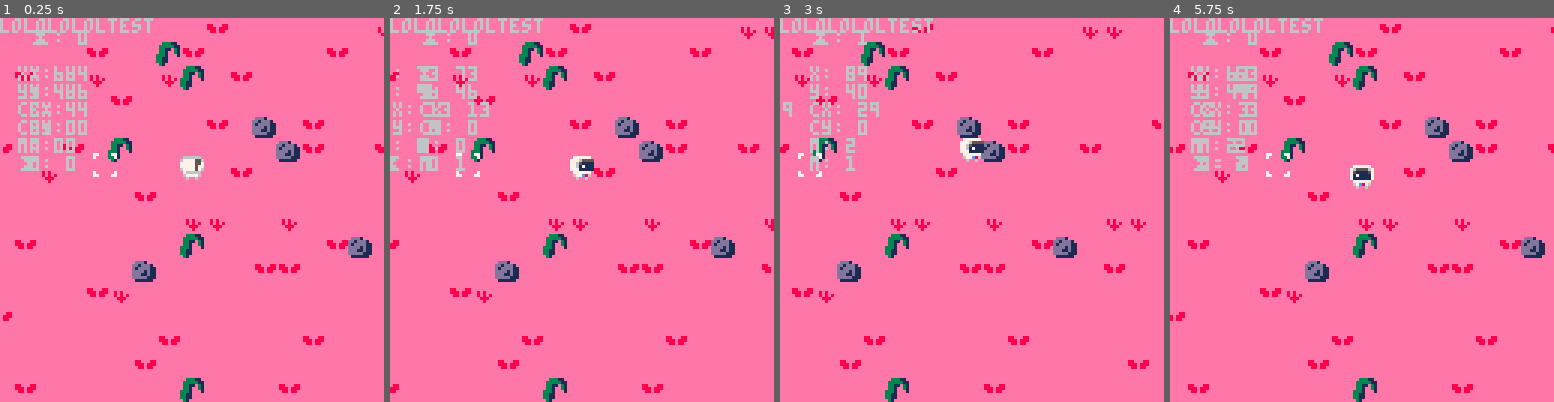
Above: before the commit, frames 1-4 (left to right).
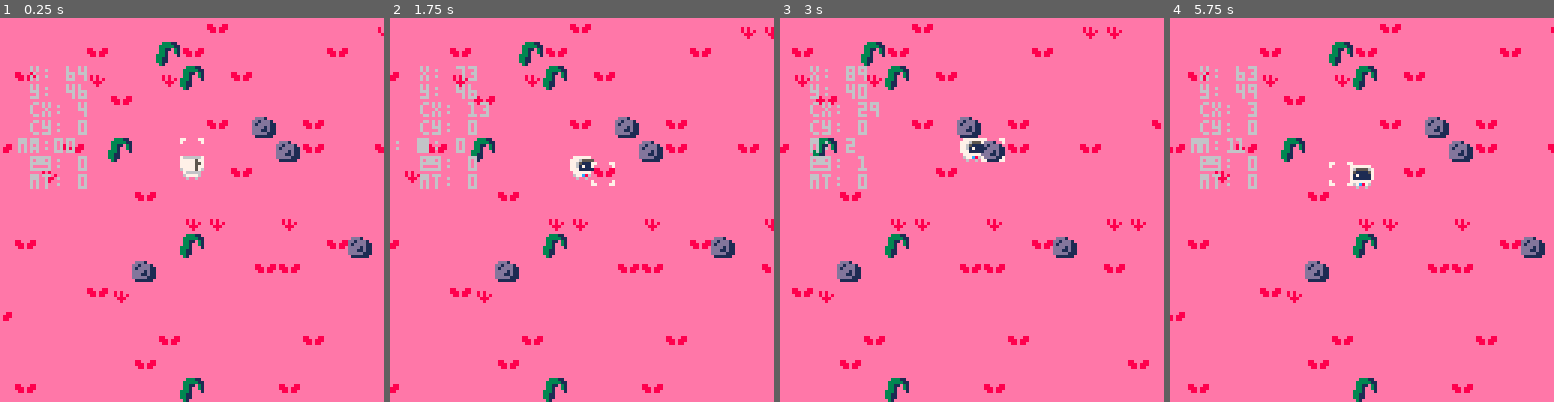
Above: after the commit, the same moments.

Repository: ARKANYOTA/ludumdare47
Game: PICO-8 cartridge arkanv1.p8
Same seed, same stepped clock (60 frames per second), same inputs: the game is played once before the commit and once after it.
Inputs:
- Up to frame 1 (0.25 s): no input
- Up to frame 2 (1.75 s): tap X (X key) at 0.33, 1.07 s; tap O (Z key) at 0.7, 1.7 s; hold Right from 1.6 s (still down)
- Up to frame 3 (3 s): tap X (X key) at 1.85, 2.97 s; release Right at 2.1 s; tap O (Z key) at 2.1, 2.5, 2.9 s; hold Up 2.15-2.42 s; hold Right from 2.47 s (still down)
- Up to frame 4 (5.75 s): release Right at 3.03 s; hold Left 3.08-3.58 s; tap O (Z key) every 0.4 s from 3.3 to 5.7 s; hold Down 3.63-3.97 s; hold Right 4.02-4.68 s; tap X (X key) at 4.08, 5.2 s; hold Up 4.73-5.03 s; hold Left 5.08-5.68 s; hold Down from 5.73 s (still down)

The runs differ from the first frame. In frame 1, 2.1% of the frame differs, in the area x 0-54%, y 0-45%; in frame 2, 1.9%; in frame 3, 1.4%; in frame 4, 2.2%, in the area x 0-48%, y 0-45%.

Commit message:
CESST REPARE

Diff:
--- a/arkanv1.p8
+++ b/arkanv1.p8
@@ -1,6 +1,9 @@
 pico-8 cartridge // http://www.pico-8.com
 version 29
 __lua__
+--by arkanyota,
+--theobosse and
+--yolwoocle
 bdebug = true
 
 --camera
@@ -120,6 +123,7 @@
 	end
 end
 -->8
+--debug
 function debug()
 		print("m: "..mine,10,40)
 		printui("x: "..x,10,16)
@@ -175,163 +179,6 @@
 safearea=1
 menu=true
 mine = 0
--->8
---update
-function _update60()
-	--movement
-	if menu and not bdebug then
-		if mid(1,btnp(),63)==btnp()then
-			menu=false
-		end
-	else
-	 if btn(⬅️) then
-	 	 if not (icol(x,y))			and
-	 			  not (icol(x,y+7))	then
-	 	 x-=1
-	 	 end
-	 	rot=3
-	 end
-	 if btn(➡️) then
-	   if not (icol(x+7,y))			and
-	 			  not (icol(x+7,y+7))	then
-	   x+=1
-	   end
-	 	rot=1
-	 end
-	 if btn(⬆️) then
-	   if not (icol(x+1,y-1))	and
-	 			  not (icol(x+6,y-1))	then
-	   y-=1
-	   end
-	  rot=0
-	 end
-	 if btn(⬇️) then
-	   if not (icol(x+1,y+8))	and
-	 			  not (icol(x+6,y+8))	then
-	   y+=1
-	   end
-	  rot=2
-	 end
-
-	 if btn(🅾️) then
-   if rot==0 and
-    icol(x+1,y-1)	and
-	 		icol(x+6,y-1)	then
-      mine=1
-   elseif rot==1 and
-     fget(mget(x/8+1, y/8))==0x1
-     then
-     mine=2
-   elseif rot==2 and
-     fget(mget(x/8, y/8+1))==0x1
-     then
-     mine=3
-   elseif rot==3 and
-     fget(mget(x/8-1, y/8))==0x1
-     then
-     mine=4
-   end
- end
-
-
-		if btn(🅾️) then
-   if rot==0 and
-    icol(x+1,y-1)	and
-	 		icol(x+6,y-1)	then
-      mine=1
-   elseif rot==1 and
-     fget(mget(x/8+1, y/8))==0x1
-     then
-     mine=2
-   elseif rot==2 and
-     fget(mget(x/8, y/8+1))==0x1
-     then
-     mine=3
-   elseif rot==3 and
-     fget(mget(x/8-1, y/8))==0x1
-     then
-     mine=4
-   end
- 	end
-
-
-		--camera pos
-		if (x)-cx>120 then
-			cx +=1
-		end
-		if (x)-cx<0 then
-			cx -=1
-		end
-
-		--tp haut-bas g-d
-		if x>1016 then
-			x =1
-			cx = 0
-		end
-		if x<0 then
-		 x = 1015
-		 cx = 895
-		end
-		if y<-7 then
-			y=128
-		end
-		if y>128 then
-			y=-7
-		end
-
-		--camera
-
-		cx=x-64+4
-		cy=0
-		camera(cx,cy)
-	end
-end
--->8
---draw
-function _draw()
-	cls()
-	if menu and not bdebug  then
-		print("main menu",64,64,7)
-	else
-		map(0,0)
-		--sprite
-		spr(anims.afk[rot+1],x,y,1,1)
-		spr(16,35,45)
-		if(bdebug)debug()
-	end
-end
--->8
-function debug()
-  local px = cx+10
-
-		print("x: "..x,10,16)
-		print("y: "..y,10,22)
-		print("cx: "..cx,10,28)
-		print("cy: "..cy,10,34)
-		print("m: "..mine,10,40)
-		print("⧗: "..fget(mget(x/8, y/8-1)),10,46)
-		printui("x: "..x,10,16)
-		printui("y: "..y,10,22)
-		printui("cx: "..cx,10,28)
-		printui("cy: "..cy,10,34)
-		printui("m: "..mine,10,40)
-		printui("m: "..rot,10,46)
-		printui("⧗: "..fget(mget(x/8, y/8-1)),10,4)
-
-		printui("lololololtest",0,0)
-end
--->8
---functions
-function icol(px,py)
-  px/=8
-  py/=8
-	 return fget(
-	 	mget(px,py))==0x1
-end
-
-function printui(txt,txtx,txty,col)
- print(txt,txtx+cx,txty)
-end
 __gfx__
 00000000066666600666666006666660077777700777777007777770077777700777777007777770077777700000000000000000000000000000000000000000
 00000000677775566777755667777556765555677655556776555567777655557776555555556777555567770000000000000000000000000000000000000000
